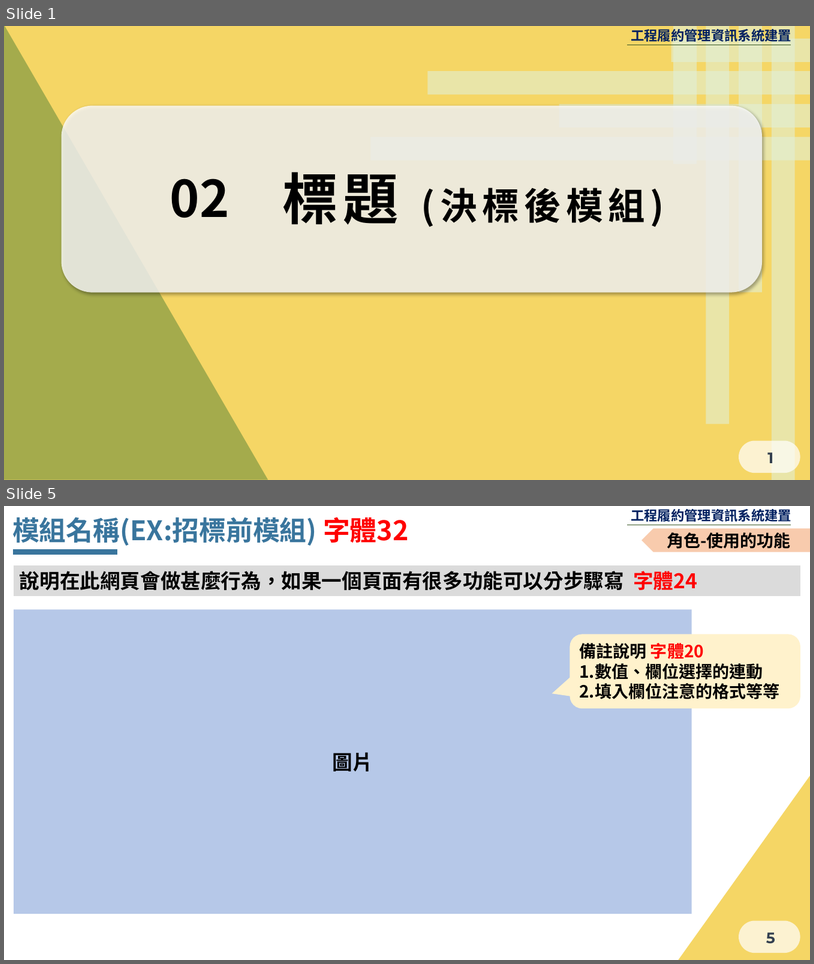
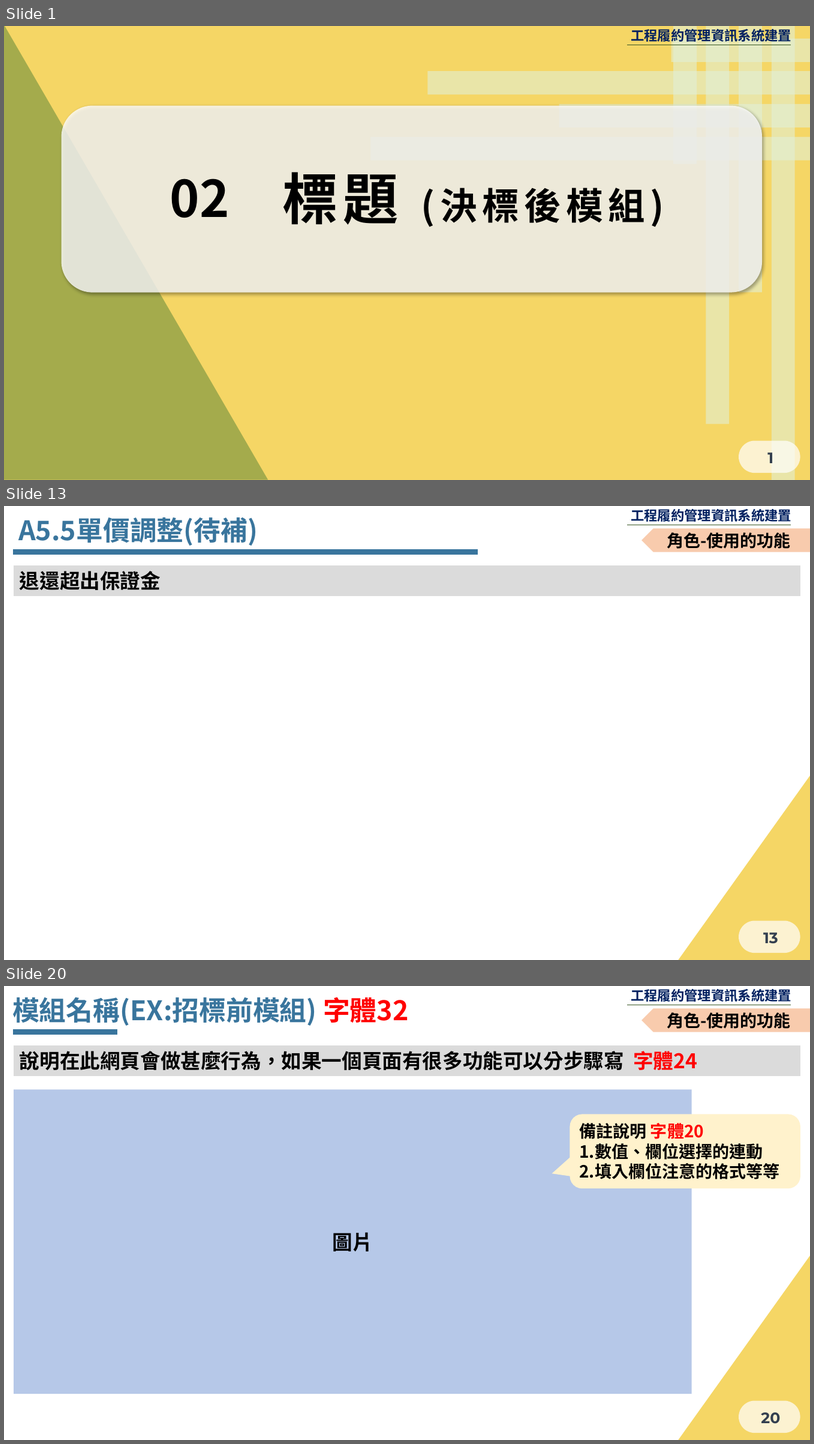
Before and after one commit to Menigo/SunriseDocument, a slide deck: 決標後.pptx. Shown one above the other, each under a label of ours: slides 1 and 5 before the commit, slides 1, 13 and 20 after it; the slides between them are not shown. The pictures are 814x964 and 814x1444 pixels, drawn with LibreOffice and Linux fonts; fonts in the diff are those of the drawing; background and template pictures are left out. Boxes give left, top, right and bottom in pixels: in the first picture for what was removed or moved away, otherwise in the second. Text is boxed around its words. In the diff, an @@ line names an element or a change of style, - is before the commit and + after.

```diff
--- a/決標後.pptx
+++ b/決標後.pptx
@@ slide 13 added at [4,506,810,960], background #F5D665; not listed: 8 template elements that a slide beside it also shows @@
@@ text added at [18,517,258,546], 32 pt, text #39759D, bold @@
+A5.5單價調整(待補)
@@ pentagon arrow added at [642,528,810,552], fill #F8CBAD, 20 pt, text #000000, bold @@
+角色-使用的功能
@@ line added from (13, 552) to (477, 552), #39759D 6 pt @@
@@ rectangle added at [14,565,801,595], fill #DBDBDB, 24 pt, text #000000, bold @@
+退還超出保證金
@@ what was slide 5 is now slide 20 @@
@@ page number at [761,1412,780,1423]: text changed @@
-5
+20
```
Also in this commit, not shown: 3 slides changed, 14 other slides added.
